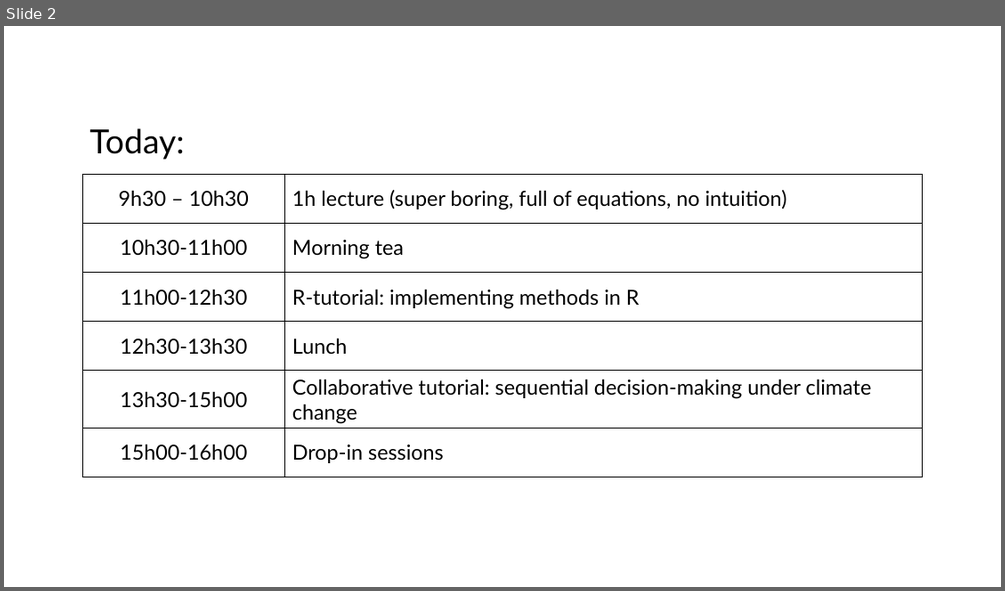
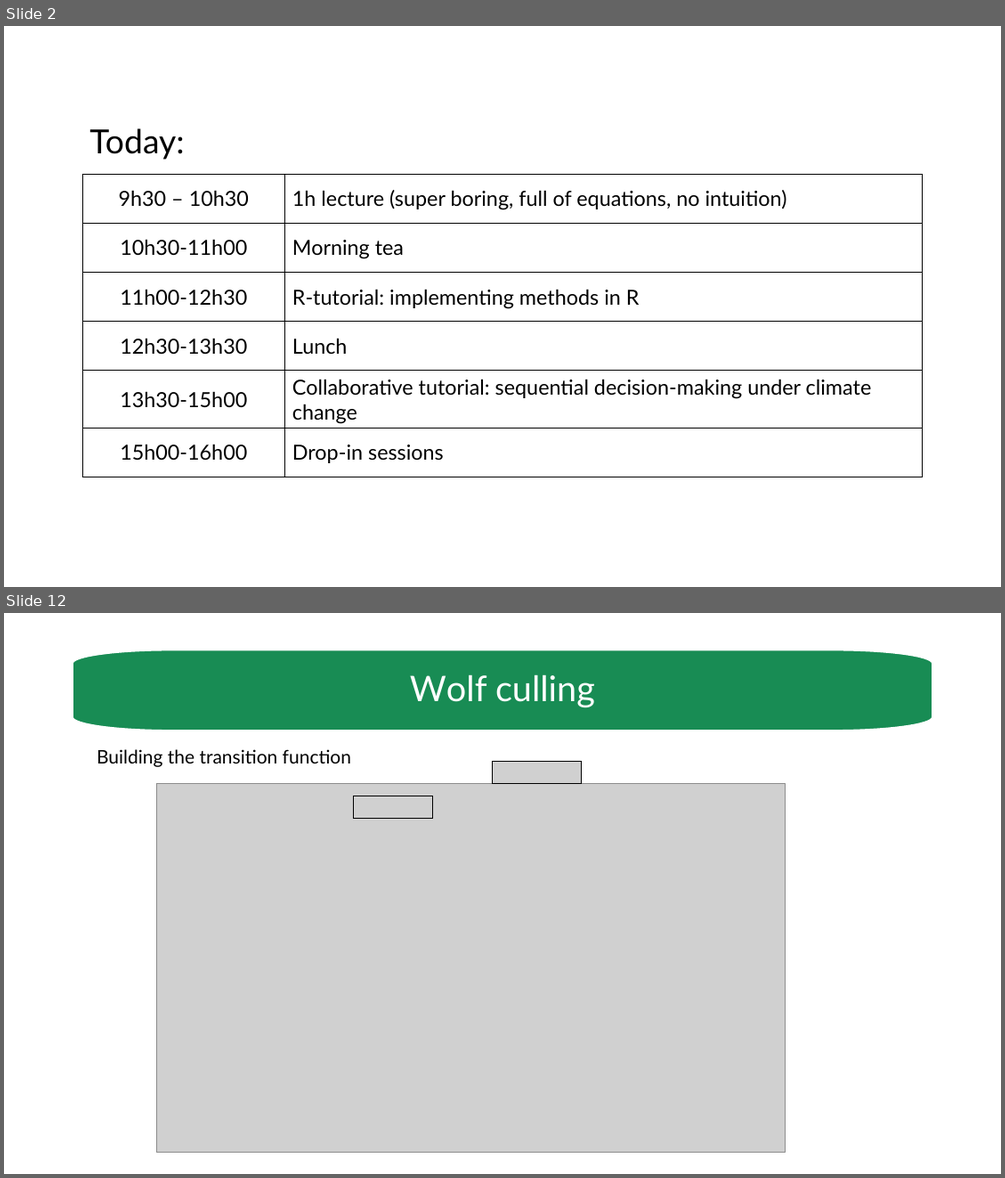
Before and after one commit to luzvpascal/MDPworkshop, a slide deck: slides/workshop-1.pptx. Shown one above the other, each under a label of ours: slide 2 before the commit, slides 2 and 12 after it; the slides between them are not shown. The pictures are 1005x591 and 1005x1178 pixels, drawn with LibreOffice and Linux fonts; fonts in the diff are those of the drawing; grey boxes stand for pictures. Boxes give left, top, right and bottom in pixels: in the first picture for what was removed or moved away, otherwise in the second. Text is boxed around its words. In the diff, an @@ line names an element or a change of style, - is before the commit and + after.

Commit message:
make tutorial for wolf culling

```diff
--- a/slides/workshop-1.pptx
+++ b/slides/workshop-1.pptx
@@ slide 12 added at <box>4,613,1001,1174</box>, background #FFFFFF @@
@@ freeform shape added at <box>73,649,933,730</box>, fill #188C54, outline #FFFFFF 1.5 pt, 34 pt, text #FFFFFF @@
+Wolf culling
@@ text added at <box>97,749,351,767</box>, 18 pt, text #000000 @@
+Building the transition function
@@ picture added at <box>493,761,582,784</box> @@
@@ picture added at <box>156,784,785,1153</box> @@
@@ picture added at <box>353,796,432,819</box> @@
```
Also in this commit, not shown: 1 slide changed, 9 other slides added, 2 slides removed, 2 other files.
